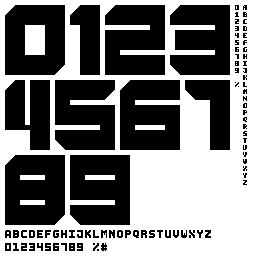
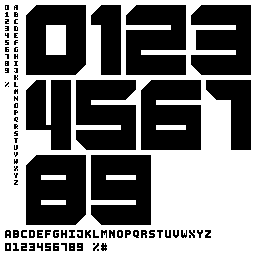
Two versions of the same layered image (256px x 256px). Layer-by-layer changes:
removed layer "fg" over [5, 5, 247, 238]
renamed "bg" to "layer", painted on it over [5, 5, 251, 238]
